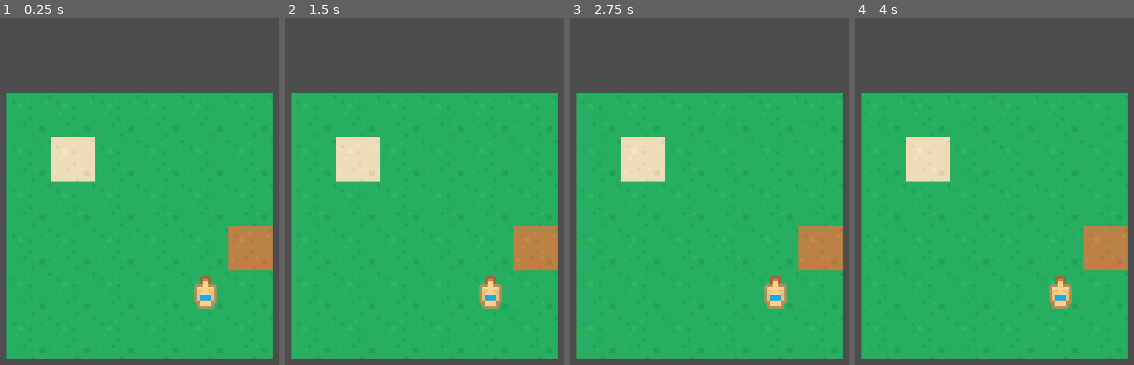
Above: before the commit, frames 1-4 (left to right).
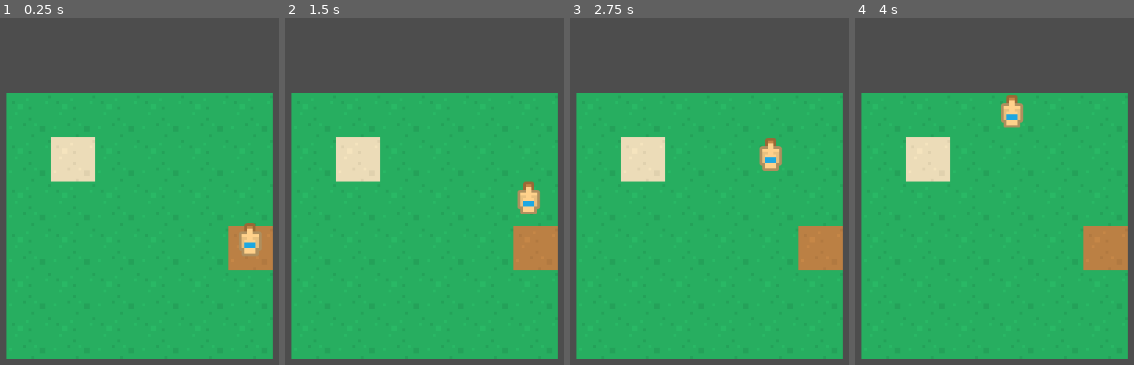
Above: after the commit, the same moments.

Repository: ApostolisSiampanis/intelligent-agents
Game: Godot game, scene res://scenes/main_scene.tscn
The game is run twice, just before and just after one commit, with the same random seed, the same clock (stepped at 60 frames per second) and the same inputs.
Inputs:
- Up to frame 1 (0.25 s): no input
- Up to frame 2 (1.5 s): no input
- Up to frame 3 (2.75 s): no input
- Up to frame 4 (4 s): no input

The runs differ from the first frame. In frame 1, 1.2% of the frame differs, in the area x 69-94%, y 59-84%; in frame 2, 1.3%; in frame 3, 1.3%; in frame 4, 1.3%, in the area x 52-78%, y 22-84%.

Commit message:
Update process function
Co-Authored-By: Apostolis Siampanis <75365398+ApostolisSiampanis@users.noreply.github.com>

Diff:
--- a/scenes/main_scene.tscn
+++ b/scenes/main_scene.tscn
@@ -37,4 +37,4 @@
 position = Vector2(176, 216)
 
 [node name="Agent" parent="." instance=ExtResource("2_7qair")]
-position = Vector2(352, 352)
+position = Vector2(352, 224)
--- a/scripts/agent.gd
+++ b/scripts/agent.gd
@@ -2,7 +2,8 @@
 
 @onready var tile_map = %TileMap
 
-const goal_type = "sand"
+const SPEED = 50
+const GOAL_TYPE = "sand"
 
 var available_tile_steps = [
 	Vector2i(1, 0), Vector2i(-1, 0),  # Horizontal movement
@@ -11,26 +12,23 @@
 	Vector2i(1, -1), Vector2i(-1, -1)   # Diagonal movement
 ]
 
-enum State { WALKING, STANDING }
+enum State { WALKING, STANDING, DISCOVERING }
 
-var current_state = State.STANDING
+var current_state
 var next_tile
+var tile_dif
+var destination_pos
 
 func _on_ready():
+	current_state = State.DISCOVERING
 	print("Agent is at x: " + str(position.x) + " y: " + str(position.y))
-	var current_position = tile_map.local_to_map(position)
-
-	var tiles = tile_map.get_adjacent_tiles(current_position, available_tile_steps)
-	choose_next_step(tiles)
-	find_destination(next_tile,current_position)
-	#print(str(next_tile.position) + ": " + next_tile.type)
 
 
 func choose_next_step(tiles):
 	var found = false
 
 	for tile in tiles:
-		if tile.type == goal_type:
+		if tile.type == GOAL_TYPE:
 			next_tile = tile
 			found = true
 			break
@@ -40,15 +38,20 @@
 
 	current_state = State.WALKING
 
-func find_destination(next_tile, current_position):
-	var tile_dif = next_tile.position - current_position
-	var destination_pos = Vector2i(position) + tile_dif * tile_map.get_tile_size()
+func calculate_destination(next_tile, current_position):
+	tile_dif = next_tile.position - current_position
+	destination_pos = Vector2i(position) + tile_dif * tile_map.get_tile_size()
 	print("Destination: " + str(destination_pos))
-	position = destination_pos
 
 func _process(delta):
-	if current_state == State.STANDING:
+	if current_state == State.DISCOVERING:
+		var current_position = tile_map.local_to_map(position)
+		var adj_tiles = tile_map.get_adjacent_tiles(current_position, available_tile_steps)
+		choose_next_step(adj_tiles)
+		calculate_destination(next_tile, current_position)
 		return
 	elif current_state == State.WALKING:
-
-		pass
+		if Vector2i(position) == destination_pos:
+			current_state = State.DISCOVERING
+			return
+		position += tile_dif * SPEED * delta
